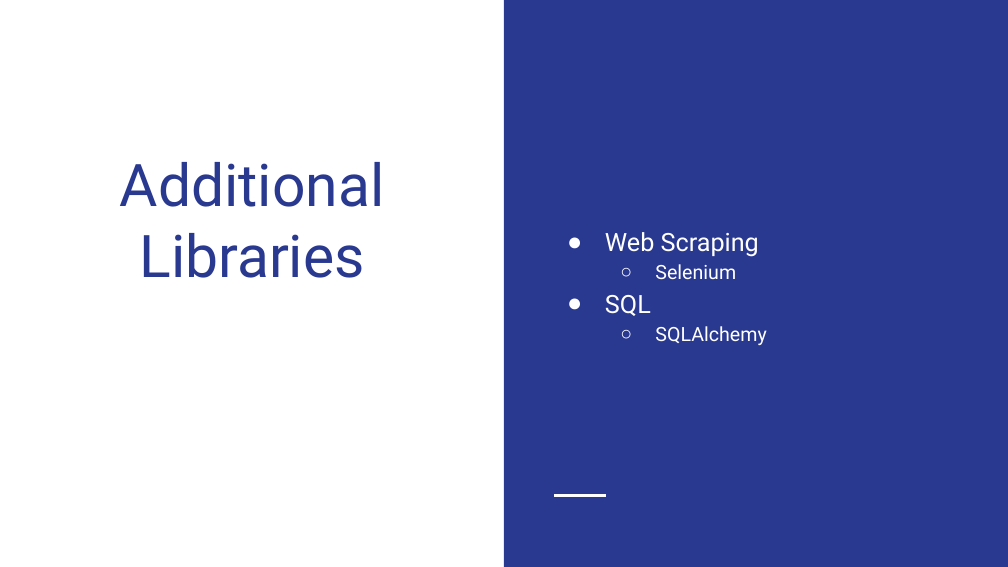
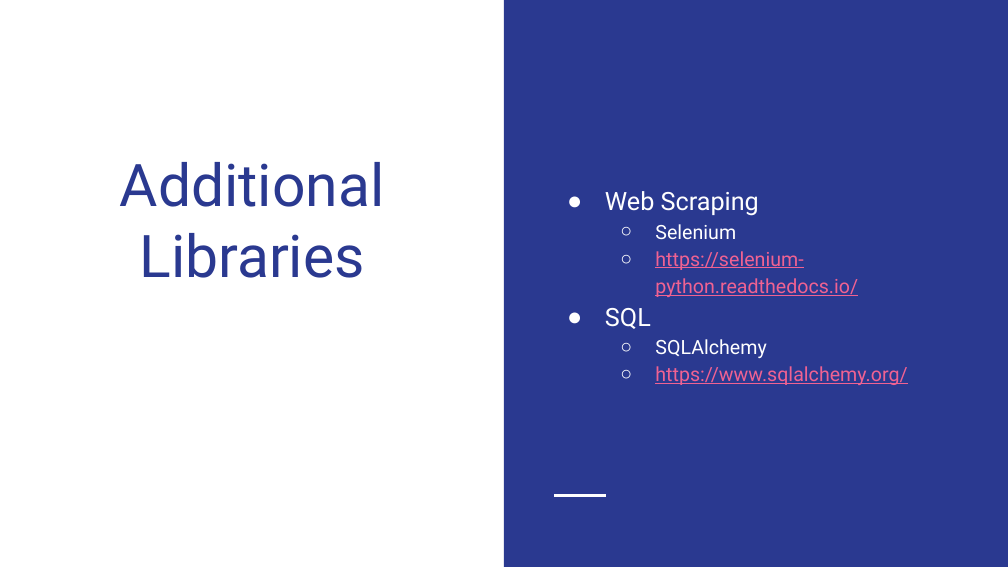
Before and after one commit to ovando-lulu/2022-tech-intersections-python, a slide deck: slide 14 of Python Libraries for Data Analysis and Visualization.pptx (slide 15 before the commit). Drawn at 1008x567 pixels with LibreOffice and Linux fonts; fonts in the diff are those of the drawing. Boxes give left, top, right and bottom in pixels: in the first picture for what was removed or moved away, otherwise in the second. Text is boxed around its words. In the diff, an @@ line names an element or a change of style, - is before the commit and + after.

```diff
--- a/Python Libraries for Data Analysis and Visualization.pptx
+++ b/Python Libraries for Data Analysis and Visualization.pptx
@@ text at box(655, 251, 858, 297): paragraph added @@
+  ○ https://selenium-python.readthedocs.io/
@@ text at box(655, 366, 907, 385): paragraph added @@
+  ○ https://www.sqlalchemy.org/
```
Also in this commit, not shown: 7 other slides changed, 1 slide added, 2 slides removed.
